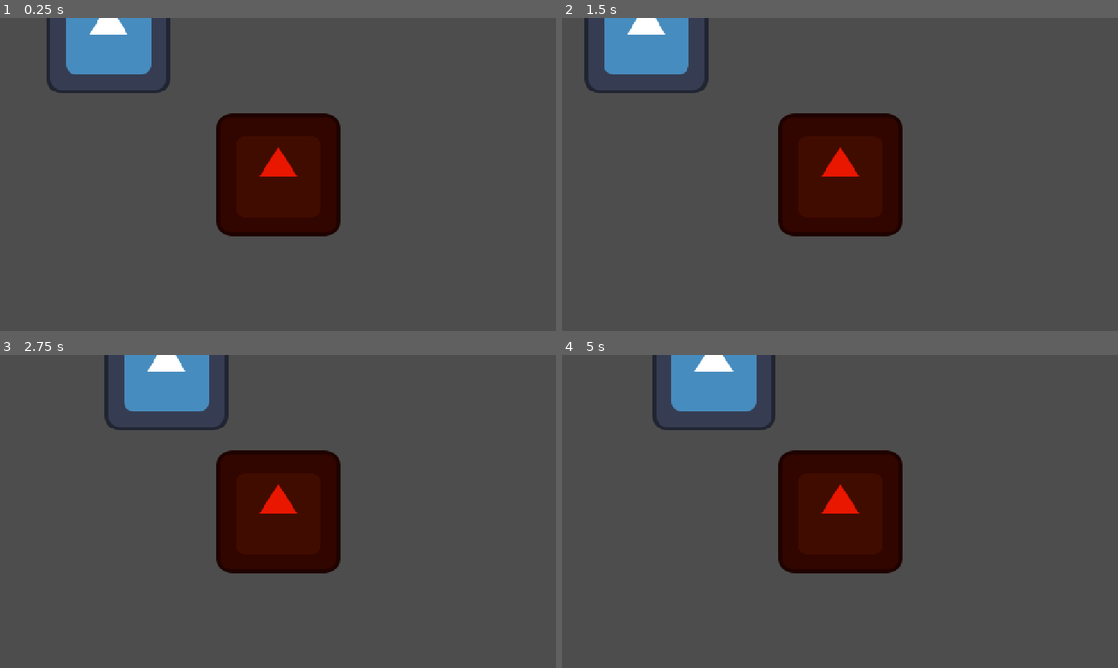
Above: before the commit, frames 1-4 (two rows, left to right).
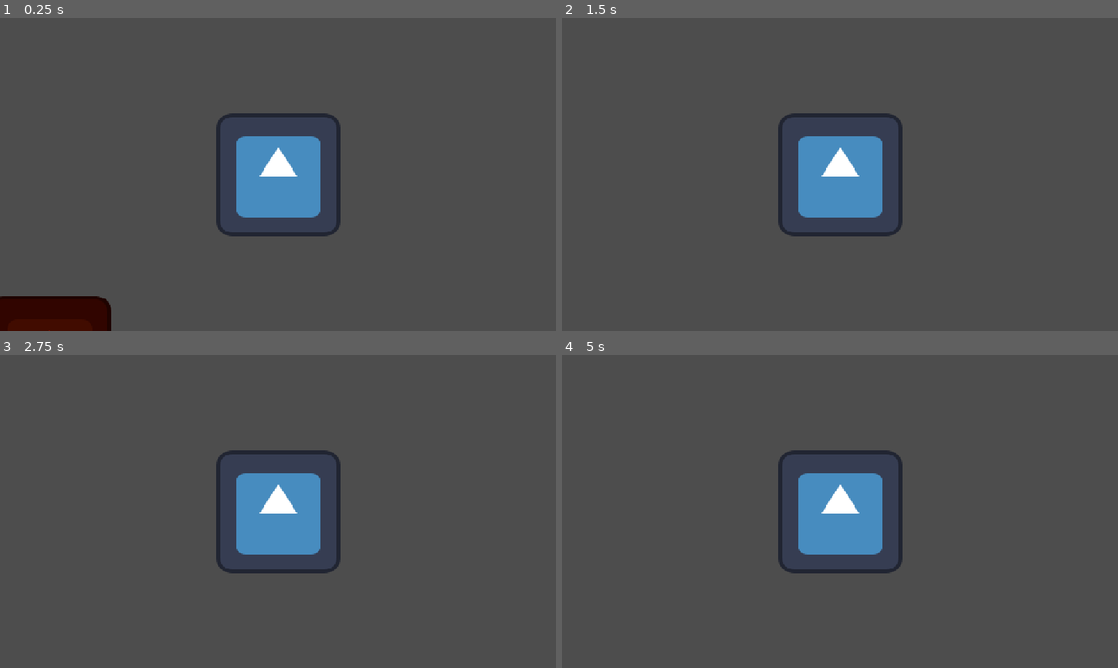
Above: after the commit, the same moments.

Repository: Menamejeff34/GameJam1
Game: Godot game, scene res://Scenes/DebugRoom/debug_room.tscn
The game is run twice, just before and just after one commit, with the same random seed, the same clock (stepped at 60 frames per second) and the same inputs. This scene is started directly instead of the project's main scene. The engine's default icon, where the game draws it, is replaced by a stand-in: a white triangle on a blue panel in a dark square.
Inputs (mouse positions are in pixels of both pictures, inside the frame that each line leads up to):
- Up to frame 1 (0.25 s): no input
- Up to frame 2 (1.5 s): tap Enter (ui_accept) at 0.5, 0.6, 0.77, 1.07 s; move the mouse to (962, 158) at 0.52 s; hold Right (ui_right) 0.53-1.25 s; click (962, 158) at 0.67 s; drag from (728, 190) to (812, 237) at 1.27 s
- Up to frame 3 (2.75 s): move the mouse to (333, 442) at 2.02 s; hold Left (ui_left) from 2.03 s (still down); tap U at 2.1 s; tap Enter (ui_accept) at 2.3 s
- Up to frame 4 (5 s): release Left (ui_left) at 2.75 s; drag from (812, 574) to (673, 464) at 2.77 s; move the mouse to (1006, 558) at 3.52 s; hold Right (ui_right) 3.53-4.25 s; tap Tab at 3.6 s; tap Enter (ui_accept) at 3.77, 3.8, 4.07 s; drag from (673, 464) to (756, 433) at 4.27 s

The runs differ from the first frame. In frame 1, 14% of the frame differs, in the area x 0-62%, y 0-100%; in frame 2, 12%; in frame 3, 12%; in frame 4, 12%.

Commit message:
Added player and enemy chases

Diff:
--- /dev/null
+++ b/nsjs/Autoloads/utility.gd
@@ -0,0 +1,6 @@
+extends Node
+
+var player_pos := Vector2(0,0)
+
+func _process(delta: float) -> void:
+	pass
--- a/nsjs/Scenes/DebugRoom/debug_room.tscn
+++ b/nsjs/Scenes/DebugRoom/debug_room.tscn
@@ -1,7 +1,8 @@
-[gd_scene load_steps=5 format=3 uid="uid://cb2m5ea70g1sg"]
+[gd_scene load_steps=6 format=3 uid="uid://cb2m5ea70g1sg"]
 
 [ext_resource type="PackedScene" uid="uid://b5fouvn82sc3f" path="res://Scenes/Enemies/enemy_1_test.tscn" id="1_8lsky"]
 [ext_resource type="Texture2D" uid="uid://bcddwwj3gs74j" path="res://icon.svg" id="2_bh3qi"]
+[ext_resource type="PackedScene" uid="uid://6q2jgpy6xauq" path="res://Scenes/Player/player.tscn" id="3_otl0v"]
 
 [sub_resource type="RectangleShape2D" id="RectangleShape2D_8lsky"]
 size = Vector2(129, 113)
@@ -16,19 +17,25 @@
 texture = ExtResource("2_bh3qi")
 
 [node name="StaticBody2D2" type="StaticBody2D" parent="."]
+collision_layer = 3
+collision_mask = 3
 
 [node name="CollisionShape2D" type="CollisionShape2D" parent="StaticBody2D2"]
 position = Vector2(170, -68)
 shape = SubResource("RectangleShape2D_8lsky")
 
 [node name="StaticBody2D3" type="StaticBody2D" parent="."]
+collision_layer = 3
+collision_mask = 3
 
 [node name="CollisionShape2D" type="CollisionShape2D" parent="StaticBody2D3"]
-position = Vector2(-274, -75)
+position = Vector2(-730, -79)
 shape = SubResource("RectangleShape2D_8lsky")
 
 [node name="StaticBody2D" type="StaticBody2D" parent="."]
 position = Vector2(10, 53)
+collision_layer = 3
+collision_mask = 3
 
 [node name="CollisionShape2D" type="CollisionShape2D" parent="StaticBody2D"]
 position = Vector2(-70, 112)
@@ -38,5 +45,8 @@
 modulate = Color(0.912106, 0.0856072, 1.92523e-07, 1)
 position = Vector2(13, -73)
 
-[node name="Camera2D" type="Camera2D" parent="Enemy1Test"]
+[node name="Player" parent="." instance=ExtResource("3_otl0v")]
+position = Vector2(185, -283)
+
+[node name="Camera2D" type="Camera2D" parent="Player"]
 zoom = Vector2(2, 2)
--- a/nsjs/Scenes/Enemies/enemy_1_test.gd
+++ b/nsjs/Scenes/Enemies/enemy_1_test.gd
@@ -7,6 +7,7 @@
 const SPEED := 300.0
 var direction := 1
 var player_found := false
+
 func _physics_process(delta: float) -> void:
 	if player_found:
 		chase()
@@ -36,6 +37,13 @@
 	velocity.x = direction * SPEED
 
 func chase():
-	pass
+
+	if Utility.player_pos.x > position.x:
+		direction = 1
+	elif Utility.player_pos.x < position.x:
+		direction = -1
+
+	velocity.x = direction * SPEED * 1.1
+
 	#the plan for this function is to uses an autoload to find the players position
 	#and have the enemy run at them
--- a/nsjs/Scenes/Enemies/enemy_1_test.tscn
+++ b/nsjs/Scenes/Enemies/enemy_1_test.tscn
@@ -18,10 +18,12 @@
 
 [node name="RayCastRight" type="RayCast2D" parent="."]
 target_position = Vector2(103, 0)
+collision_mask = 2
 
 [node name="RayCastPlayer" type="RayCast2D" parent="."]
-target_position = Vector2(350, -1)
+target_position = Vector2(689, 0)
 collision_mask = 128
 
 [node name="RayCastLeft" type="RayCast2D" parent="."]
 target_position = Vector2(-102, 0)
+collision_mask = 2
--- /dev/null
+++ b/nsjs/Scenes/Player/player.gd
@@ -0,0 +1,27 @@
+extends CharacterBody2D
+
+
+const SPEED = 300.0
+const JUMP_VELOCITY = -400.0
+
+func _ready() -> void:
+	Utility.player_pos = position
+
+func _physics_process(delta: float) -> void:
+
+	# Needed to allow other nodes to know the player's position
+	Utility.player_pos = position
+
+	if not is_on_floor():
+		velocity += get_gravity() * delta
+
+	if Input.is_action_just_pressed("ui_accept") and is_on_floor():
+		velocity.y = JUMP_VELOCITY
+
+	var direction := Input.get_axis("ui_left", "ui_right")
+	if direction:
+		velocity.x = direction * SPEED
+	else:
+		velocity.x = move_toward(velocity.x, 0, SPEED)
+
+	move_and_slide()
--- /dev/null
+++ b/nsjs/Scenes/Player/player.tscn
@@ -0,0 +1,32 @@
+[gd_scene load_steps=5 format=3 uid="uid://6q2jgpy6xauq"]
+
+[ext_resource type="Script" uid="uid://bboa78txuuaec" path="res://Scenes/Player/player.gd" id="1_a3d8c"]
+[ext_resource type="Texture2D" uid="uid://bcddwwj3gs74j" path="res://icon.svg" id="1_uvnfx"]
+
+[sub_resource type="SpriteFrames" id="SpriteFrames_xpcdj"]
+animations = [{
+"frames": [{
+"duration": 1.0,
+"texture": ExtResource("1_uvnfx")
+}],
+"loop": true,
+"name": &"right",
+"speed": 10.0
+}]
+
+[sub_resource type="CapsuleShape2D" id="CapsuleShape2D_a3d8c"]
+radius = 44.0
+height = 174.0
+
+[node name="Player" type="CharacterBody2D"]
+collision_layer = 129
+collision_mask = 129
+script = ExtResource("1_a3d8c")
+
+[node name="Sprite" type="AnimatedSprite2D" parent="."]
+sprite_frames = SubResource("SpriteFrames_xpcdj")
+animation = &"right"
+autoplay = "right"
+
+[node name="Collision" type="CollisionShape2D" parent="."]
+shape = SubResource("CapsuleShape2D_a3d8c")
--- a/nsjs/Scenes/TitleScreen/TitleScreen.tscn
+++ b/nsjs/Scenes/TitleScreen/TitleScreen.tscn
@@ -1,11 +1,14 @@
-[gd_scene load_steps=11 format=3 uid="uid://p6f2eywb7fxq"]
+[gd_scene load_steps=14 format=3 uid="uid://p6f2eywb7fxq"]
 
-[ext_resource type="Script" path="res://Scenes/TitleScreen/title_screen.gd" id="1_4lqrc"]
+[ext_resource type="Script" uid="uid://ddhntuss4tfcr" path="res://Scenes/TitleScreen/title_screen.gd" id="1_4lqrc"]
 [ext_resource type="Texture2D" uid="uid://bcddwwj3gs74j" path="res://icon.svg" id="1_f6ya5"]
 [ext_resource type="Texture2D" uid="uid://cr8sr4d6nucfb" path="res://Scenes/TitleScreen/background sky.png" id="2_at0r8"]
 [ext_resource type="Texture2D" uid="uid://cg47m7jo7r382" path="res://Scenes/TitleScreen/cloud1.png" id="4_q82or"]
 [ext_resource type="Texture2D" uid="uid://c8l0w2yphd2gl" path="res://Scenes/TitleScreen/cloud2.png" id="5_2lib6"]
+[ext_resource type="Texture2D" uid="uid://cfq64gga5njem" path="res://Scenes/TitleScreen/StartButton1.png" id="6_2lib6"]
 [ext_resource type="Texture2D" uid="uid://caswuoyeca58p" path="res://Scenes/TitleScreen/cloud3.png" id="6_wgw8k"]
+[ext_resource type="Texture2D" uid="uid://bilrhrugbfxat" path="res://Scenes/TitleScreen/OptionButton1.png" id="7_44kja"]
+[ext_resource type="Texture2D" uid="uid://di4i35nfvbnkk" path="res://Scenes/TitleScreen/QuitButton1.png" id="8_tgnp7"]
 
 [sub_resource type="Animation" id="Animation_4lqrc"]
 resource_name = "Fade In"
@@ -96,10 +99,10 @@
 
 [node name="VBoxContainer" type="VBoxContainer" parent="Control"]
 layout_mode = 2
-offset_left = 228.0
-offset_top = 125.0
-offset_right = 924.0
-offset_bottom = 522.0
+offset_left = 541.0
+offset_top = 214.0
+offset_right = 613.0
+offset_bottom = 438.0
 alignment = 1
 
 [node name="Start Button" type="Button" parent="Control/VBoxContainer"]
@@ -107,15 +110,18 @@
 size_flags_horizontal = 4
 size_flags_vertical = 4
 focus_mode = 0
-icon = ExtResource("1_f6ya5")
+icon = ExtResource("6_2lib6")
+flat = true
 
 [node name="Options Button" type="Button" parent="Control/VBoxContainer"]
 layout_mode = 2
 size_flags_horizontal = 4
 size_flags_vertical = 4
 focus_mode = 0
-text = "Options
+text = "
 "
+icon = ExtResource("7_44kja")
+flat = true
 icon_alignment = 1
 
 [node name="Quit Button" type="Button" parent="Control/VBoxContainer"]
@@ -123,8 +129,10 @@
 size_flags_horizontal = 4
 size_flags_vertical = 4
 focus_mode = 0
-text = "Quit
+text = "
 "
+icon = ExtResource("8_tgnp7")
+flat = true
 icon_alignment = 1
 
 [node name="AnimationPlayer" type="AnimationPlayer" parent="."]
@@ -133,7 +141,6 @@
 }
 
 [node name="Sprite2D" type="Sprite2D" parent="AnimationPlayer"]
-visible = false
 modulate = Color(0, 0, 0, 1)
 position = Vector2(590, 359)
 scale = Vector2(11.1719, 6.29688)
--- a/nsjs/Scenes/TitleScreen/title_screen.gd
+++ b/nsjs/Scenes/TitleScreen/title_screen.gd
@@ -1,11 +1,35 @@
 extends Node2D
 
 @onready var animation_player: AnimationPlayer = $AnimationPlayer
-
+@onready var start_button: Button = $"Control/VBoxContainer/Start Button"
+@onready var options_button: Button = $"Control/VBoxContainer/Options Button"
+@onready var quit_button: Button = $"Control/VBoxContainer/Quit Button"
+const START_BUTTON_1 = preload("res://Scenes/TitleScreen/StartButton1.png")
+const START_BUTTON_2 = preload("res://Scenes/TitleScreen/StartButton2.png")
+const QUIT_BUTTON_1 = preload("res://Scenes/TitleScreen/QuitButton1.png")
+const QUIT_BUTTON_2 = preload("res://Scenes/TitleScreen/QuitButton2.png")
+const OPTION_BUTTON_1 = preload("res://Scenes/TitleScreen/OptionButton1.png")
+const OPTION_BUTTON_2 = preload("res://Scenes/TitleScreen/OptionButton2.png")
 
 
 func _ready() -> void:
 	animation_player.play("Fade Out")
+
+func _physics_process(delta: float) -> void:
+	if start_button.button_pressed:
+		start_button.icon = START_BUTTON_2
+	else:
+		start_button.icon = START_BUTTON_1
+
+	if options_button.button_pressed:
+		options_button.icon = OPTION_BUTTON_2
+	else:
+		options_button.icon = OPTION_BUTTON_1
+
+	if quit_button.button_pressed:
+		quit_button.icon = QUIT_BUTTON_2
+	else:
+		quit_button.icon = QUIT_BUTTON_1
 
 
 func _on_quit_button_pressed() -> void:
--- a/nsjs/project.godot
+++ b/nsjs/project.godot
@@ -15,6 +15,10 @@
 config/features=PackedStringArray("4.4", "GL Compatibility")
 config/icon="res://icon.svg"
 
+[autoload]
+
+Utility="*res://Autoloads/utility.gd"
+
 [display]
 
 window/size/mode=2
Not shown, added: nsjs/Autoloads/utility.gd.uid
Not shown, added: nsjs/Scenes/Player/player.gd.uid
